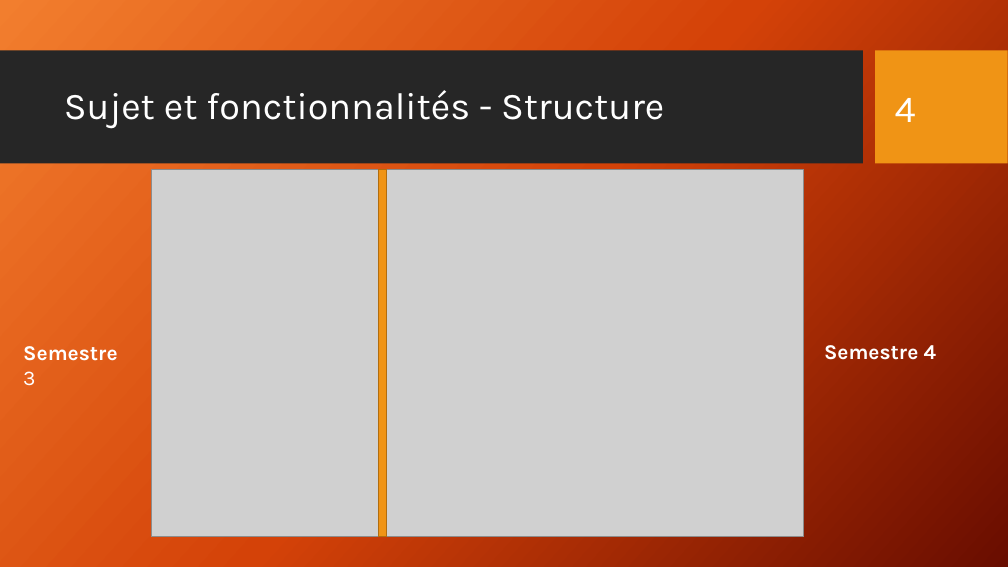
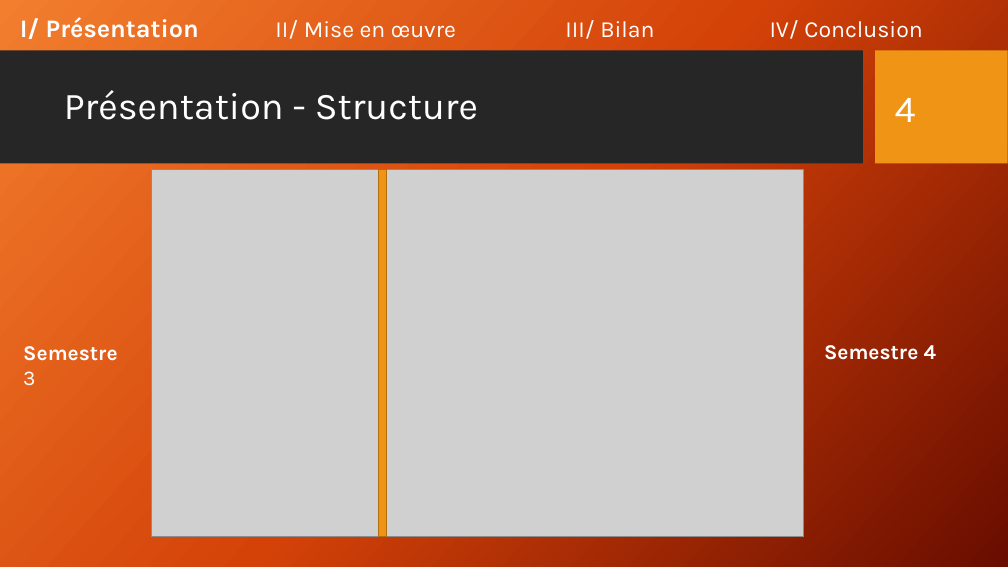
Before and after one commit to zaturgo/MarinaConnect, a slide deck: slide 4 of Documentation/Présentation_ptut_s4.pptx. Drawn at 1008x567 pixels with LibreOffice and Linux fonts; fonts in the diff are those of the drawing; grey boxes stand for pictures; background and template pictures are left out. Boxes give left, top, right and bottom in pixels: in the first picture for what was removed or moved away, otherwise in the second. Text is boxed around its words. In the diff, an @@ line names an element or a change of style, - is before the commit and + after.

```diff
--- a/Documentation/Présentation_ptut_s4.pptx
+++ b/Documentation/Présentation_ptut_s4.pptx
@@ text added at (20,17,922,39), 22 pt, text #FFFFFF @@
+I/ Présentation II/ Mise en œuvre III/ Bilan IV/ Conclusion
@@ title at (64,90,478,120): text changed @@
-Sujet et fonctionnalités - Structure
+Présentation - Structure
```
Also in this commit, not shown: 9 other slides changed.
